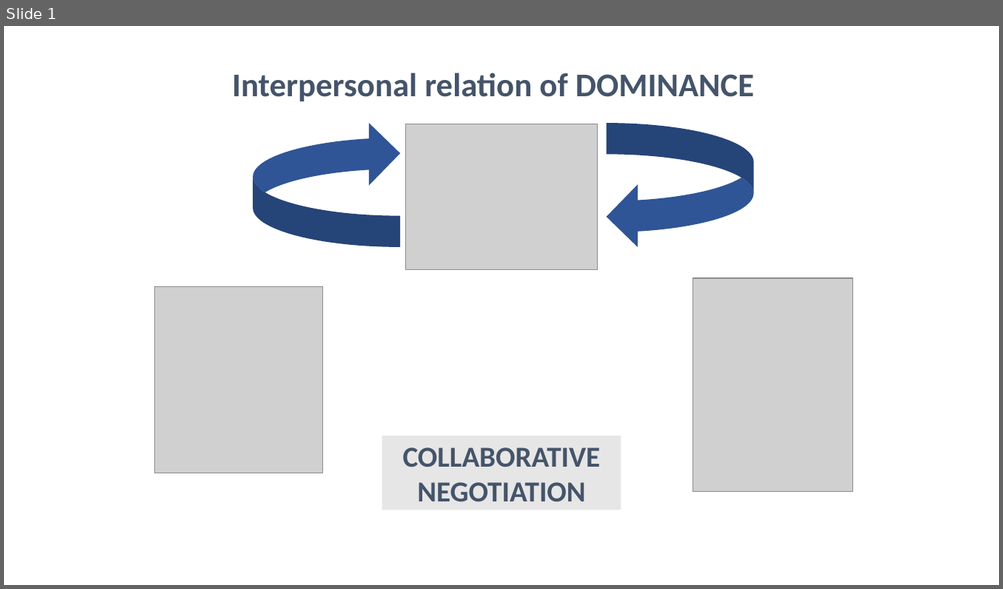
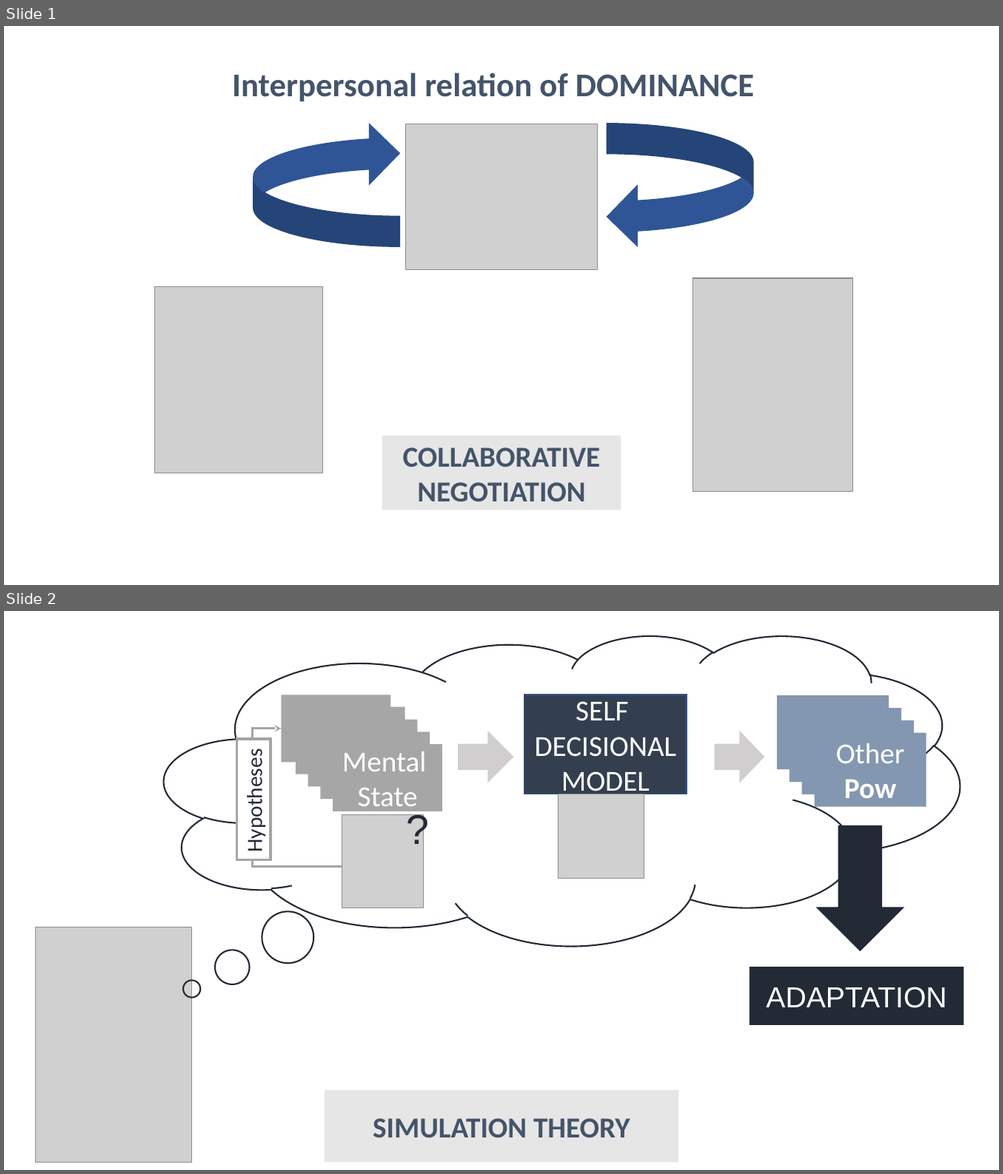
Before and after one commit to Olydia/Discolog, a slide deck: papers/Presentations/aamas/context.pptx. Shown one above the other, each under a label of ours: slide 1 before the commit, slides 1 and 2 after it. The pictures are 1003x589 and 1003x1174 pixels, drawn with LibreOffice and Linux fonts; fonts in the diff are those of the drawing; grey boxes stand for pictures. Boxes give left, top, right and bottom in pixels: in the first picture for what was removed or moved away, otherwise in the second. Text is boxed around its words. In the diff, an @@ line names an element or a change of style, - is before the commit and + after.

```diff
--- a/papers/Presentations/aamas/context.pptx
+++ b/papers/Presentations/aamas/context.pptx
@@ slide 2 added at box(4, 611, 999, 1170), background #FFFFFF @@
@@ group added at box(35, 635, 964, 1163): 13 rectangles, 3 pictures, 2 right arrows, 1 thought cloud, 1 elbow arrow, 1 text, 1 down arrow @@
+SELF
+DECISIONAL MODEL
+SIMULATION THEORY
+State
+Mental
+State
+Hypotheses
+Other
+Pow
+ADAPTATION
+?
```
Also in this commit, not shown: 2 other files.
